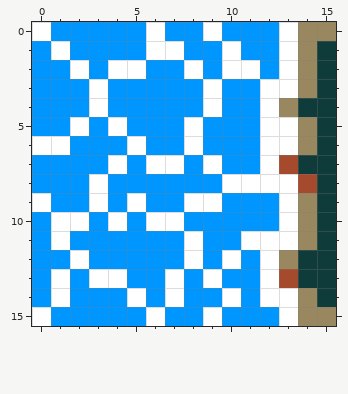
File history of a pixel-art file, ProjectMicro/Assets/Art/Tiles/Water_NSW.aseprite. Above is the file before it was changed.
16x16 pixels, 1 frame.
New version:
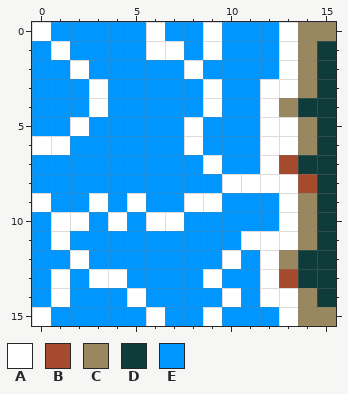
Palette (. is transparent): A #ffffff  B #a64a2e  C #98875f  D #0f3b3a  E #0096ff
Message: Make water tile cells bigger
What changed:
{"y":1,"x":9,"old":"EA","new":"AE"}
{"y":2,"x":4,"old":"AA","new":"EE"}
{"y":2,"x":10,"old":"AA","new":"EE"}
{"y":5,"x":4,"old":"A","new":"E"}
{"y":6,"x":5,"old":"A","new":"E"}
{"y":7,"x":4,"old":"A","new":"E"}
{"y":7,"x":6,"old":"AA","new":"EE"}
{"y":8,"x":3,"old":"A","new":"E"}
{"y":11,"x":8,"old":"A","new":"E"}
{"y":12,"x":8,"old":"A","new":"E"}
{"y":13,"x":7,"old":"A","new":"E"}
{"y":14,"x":7,"old":"A","new":"E"}
{"label":"changed","picture_box":[203,41,260,79]}
{"label":"changed","picture_box":[89,60,203,307]}
